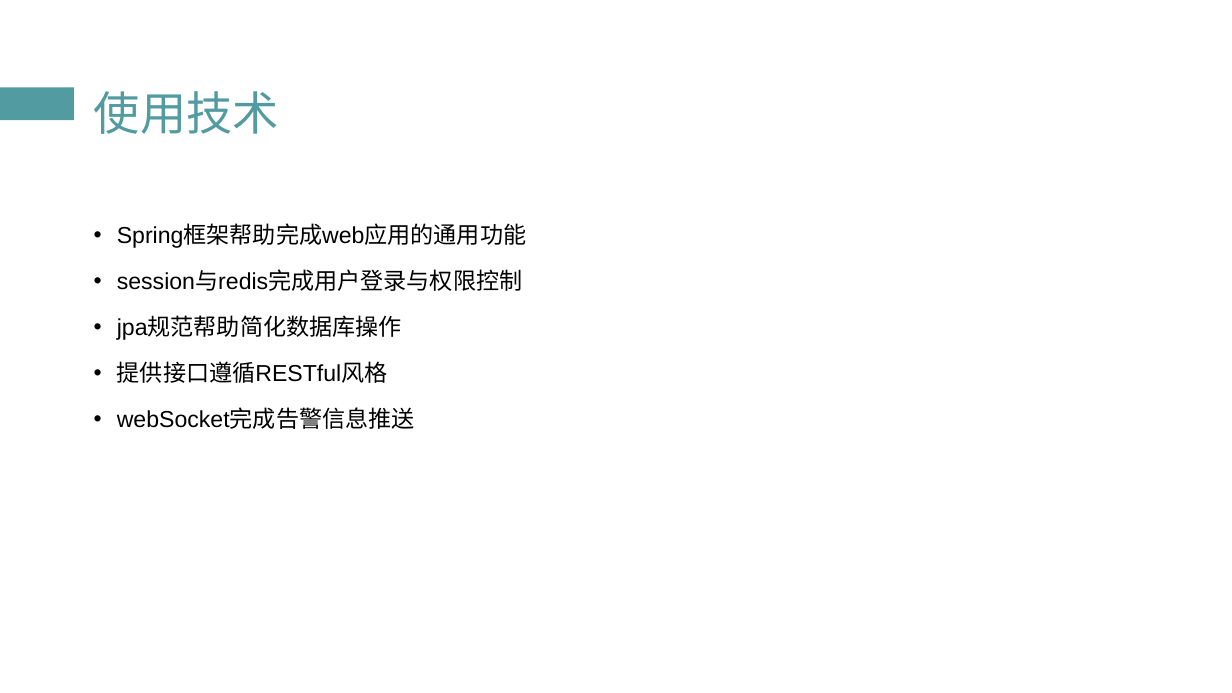
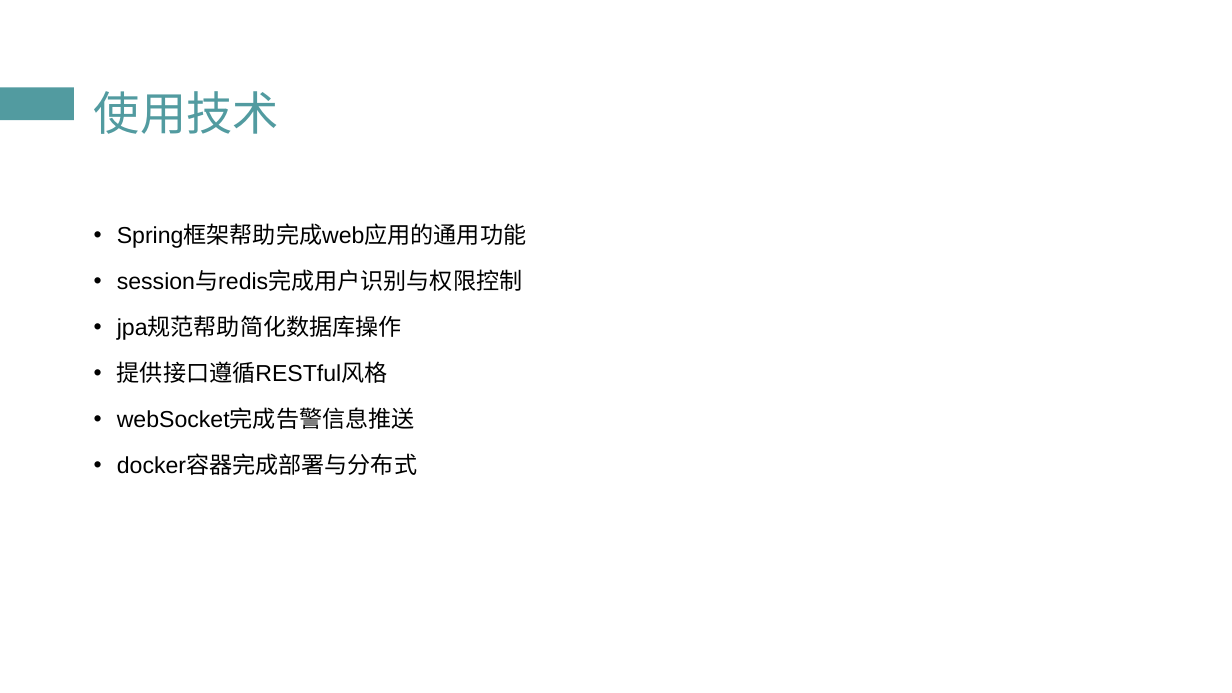
Before and after one commit to zstiu/IoTService, a slide deck: slide 15 of 毕设资料/郑世同IotSevice答辩.ppt (slide 18 before the commit). Drawn at 1232x693 pixels with LibreOffice and Linux fonts; fonts in the diff are those of the drawing. Boxes give left, top, right and bottom in pixels: in the first picture for what was removed or moved away, otherwise in the second. Text is boxed around its words. In the diff, an @@ line names an element or a change of style, - is before the commit and + after.

```diff
--- a/毕设资料/郑世同IotSevice答辩.ppt
+++ b/毕设资料/郑世同IotSevice答辩.ppt
@@ text at bbox=[117, 270, 523, 291]: text changed @@
-• session与redis完成用户登录与权限控制
+• session与redis完成用户识别与权限控制
@@ text at bbox=[117, 455, 417, 475]: paragraph added @@
+• docker容器完成部署与分布式
```
Also in this commit, not shown: 6 other slides changed, 3 slides removed.
